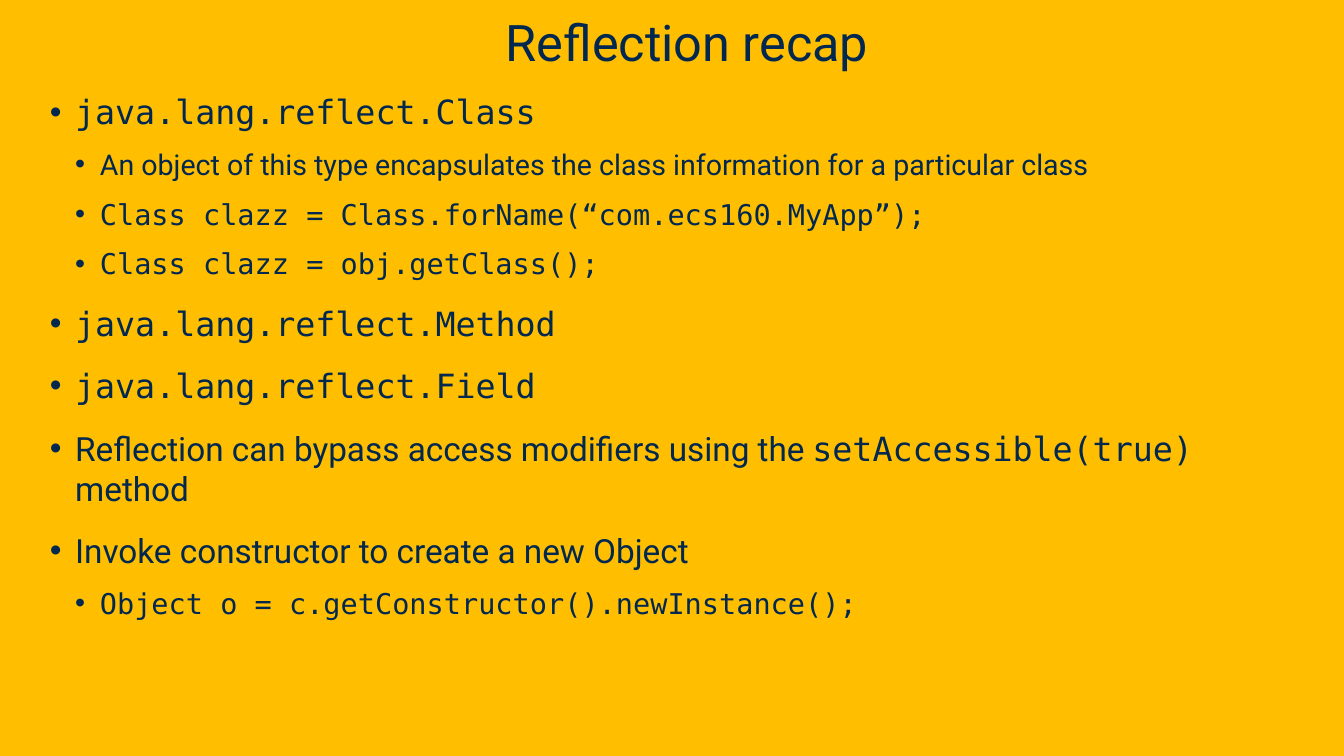
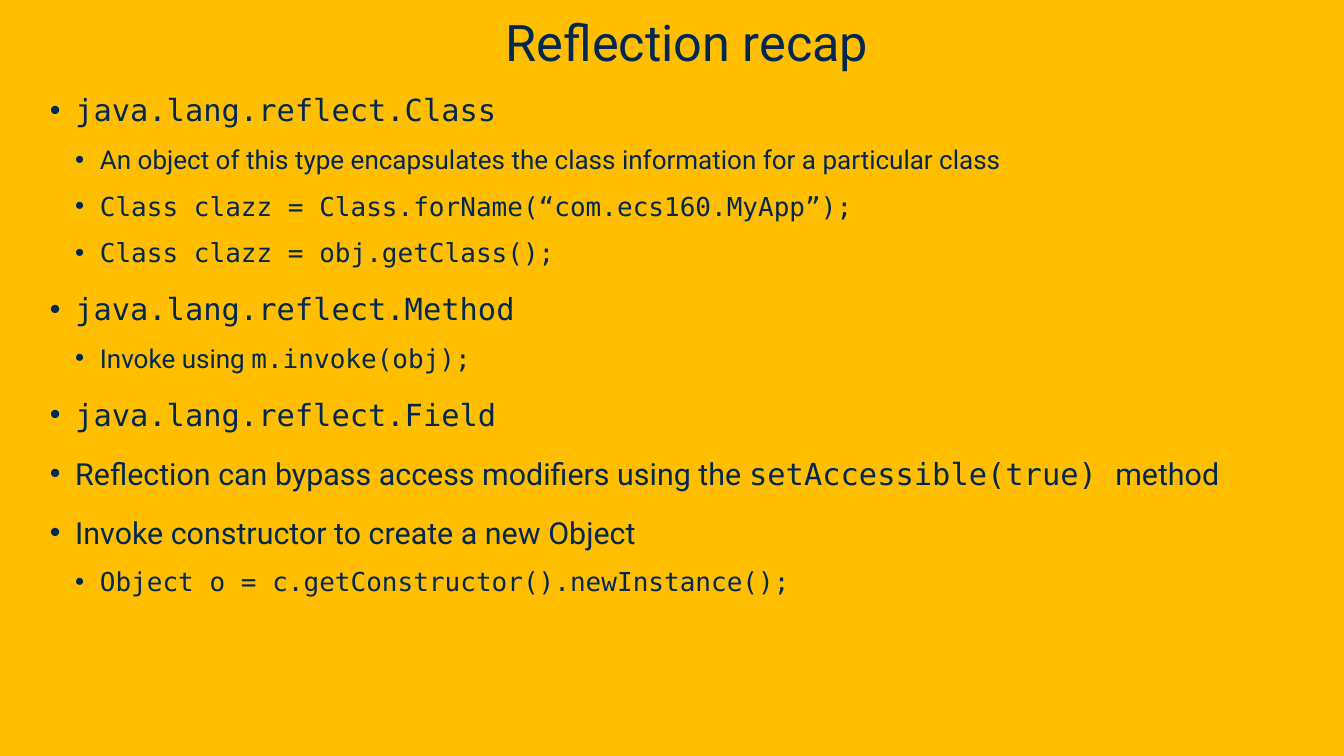
Before and after one commit to davsec-teaching/ecs160-f25, a slide deck: slide 29 of slides/5_annotations_and_reflection.pptx. Drawn at 1344x756 pixels with LibreOffice and Linux fonts; fonts in the diff are those of the drawing; background and template pictures are left out. Boxes give left, top, right and bottom in pixels: in the first picture for what was removed or moved away, otherwise in the second. Text is boxed around its words. In the diff, an @@ line names an element or a change of style, - is before the commit and + after.

Commit message:
Update

```diff
--- a/slides/5_annotations_and_reflection.pptx
+++ b/slides/5_annotations_and_reflection.pptx
@@ text at [75,97,1219,596]: size 23.8 to 21.7 pt in "java.lang.reflect.Class", "java.lang.reflect.Method", "java.lang.reflect.Field", "Reflection can bypass access modifiers using the ..." and 1 more places; size 20.4 to 18.6 pt in "An object of this type encapsulates the ...", "Class clazz = Class.forName(“com.ecs160.MyApp”);", "Class clazz = obj.getClass();", "Object o = c.getConstructor().newInstance();" @@
@@ text at [100,348,470,374]: paragraph added @@
+  • Invoke using m.invoke(obj);
```
Also in this commit, not shown: 7 slides added, 1 slide removed.
